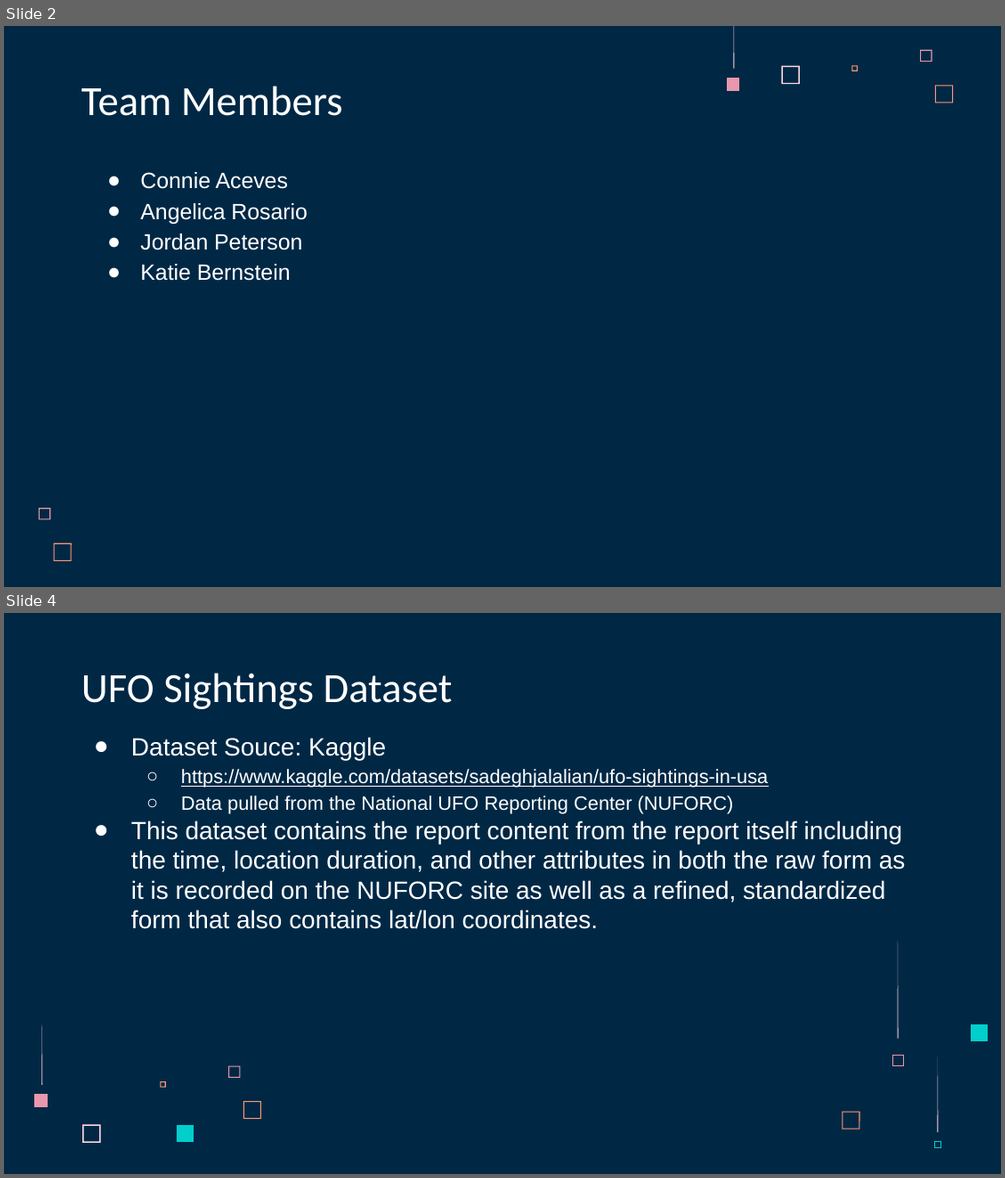
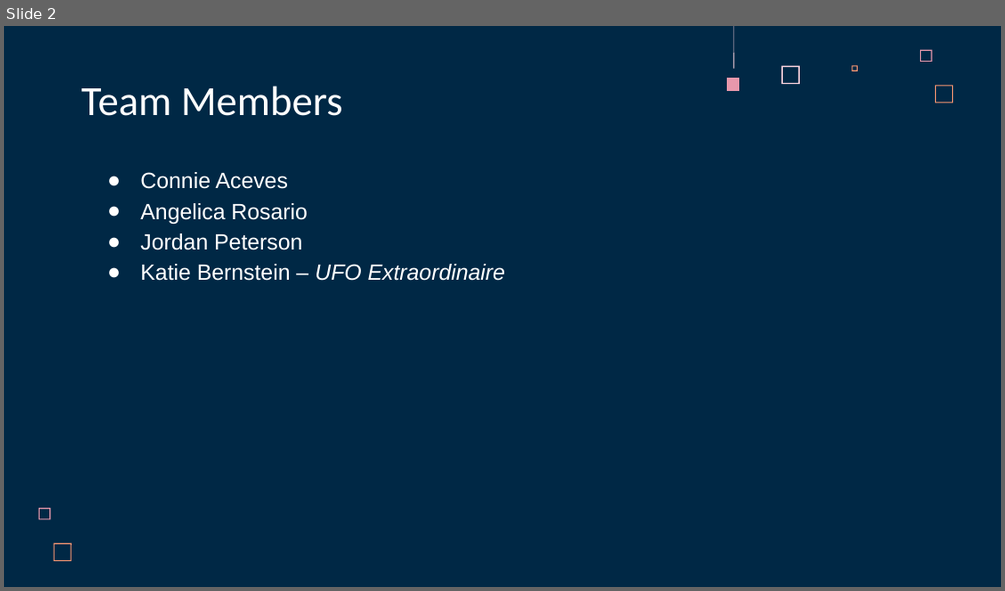
Before and after one commit to acegal1/Group1_Final_Project, a slide deck: _Group 1 Final Project Presentation - UFO Sightings in Arizona.pptx. Shown one above the other, each under a label of ours: slides 2 and 4 before the commit, slide 2 after it; the slides between them are not shown. The pictures are 1005x1178 and 1005x591 pixels, drawn with LibreOffice and Linux fonts; fonts in the diff are those of the drawing. Boxes give left, top, right and bottom in pixels: in the first picture for what was removed or moved away, otherwise in the second. Text is boxed around its words. In the diff, an @@ line names an element or a change of style, - is before the commit and + after.

```diff
--- a/_Group 1 Final Project Presentation - UFO Sightings in Arizona.pptx
+++ b/_Group 1 Final Project Presentation - UFO Sightings in Arizona.pptx
@@ slide 4 removed at (4, 613, 1001, 1174), background #002845 @@
@@ title removed at (81, 673, 453, 709) @@
-UFO Sightings Dataset
@@ text removed at (131, 737, 906, 929) @@
-● Dataset Souce: Kaggle
-  ○ https://www.kaggle.com/datasets/sadeghjalalian/ufo-sightings-in-usa
-  ○ Data pulled from the National UFO Reporting Center (NUFORC)
-● This dataset contains the report content from the report itself including the time, location duration, and other attributes in both the raw form as it is recorded on the NUFORC site as well as a refined, standardized form that also contains lat/lon coordinates.
@@ freeform shape removed at (898, 941, 898, 1038) @@
@@ freeform shape removed at (42, 1023, 43, 1085) @@
@@ freeform shape removed at (971, 1023, 987, 1040) @@
@@ freeform shape removed at (228, 1065, 240, 1078) @@
@@ freeform shape removed at (892, 1054, 903, 1065) @@
@@ freeform shape removed at (937, 1056, 938, 1133) @@
@@ freeform shape removed at (161, 1081, 167, 1087) @@
@@ freeform shape removed at (35, 1094, 48, 1106) @@
@@ freeform shape removed at (243, 1101, 261, 1119) @@
@@ freeform shape removed at (842, 1111, 860, 1129) @@
@@ freeform shape removed at (82, 1125, 101, 1143) @@
@@ freeform shape removed at (177, 1126, 194, 1143) @@
@@ freeform shape removed at (934, 1142, 940, 1147) @@
@@ slide 2 changed as well @@
@@ text at (140, 264, 505, 281): text changed; italic on @@
-● Katie Bernstein
+● Katie Bernstein – UFO Extraordinaire
```
Also in this commit, not shown: 7 other slides changed, 7 slides added, 4 other slides removed.
